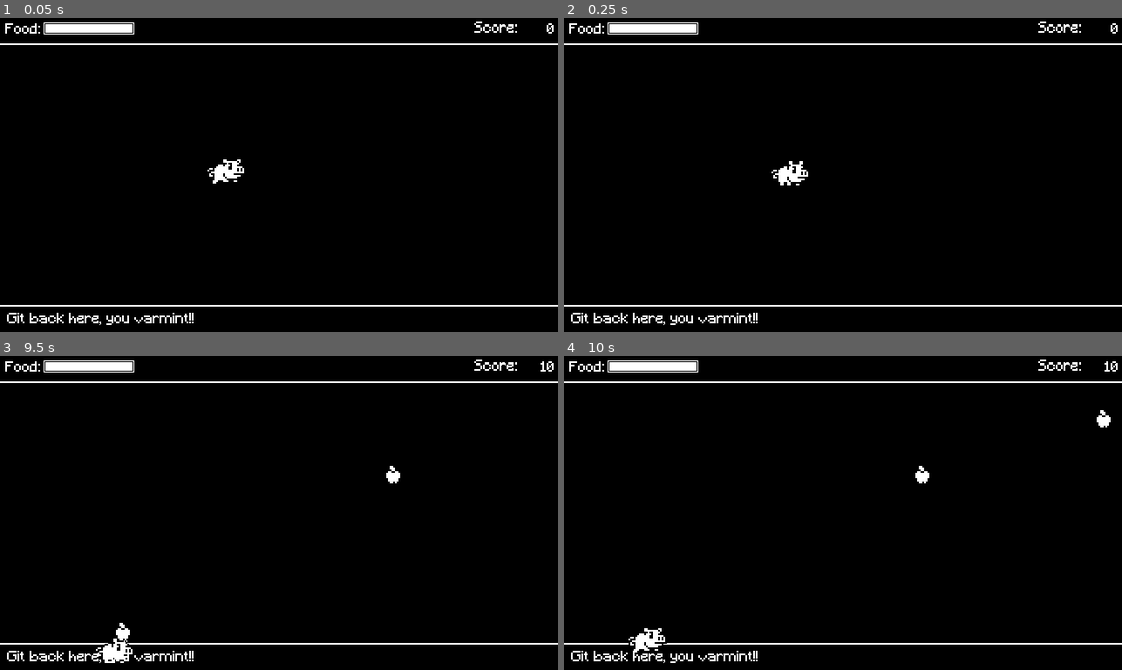
Above: before the commit, frames 1-4 (two rows, left to right).
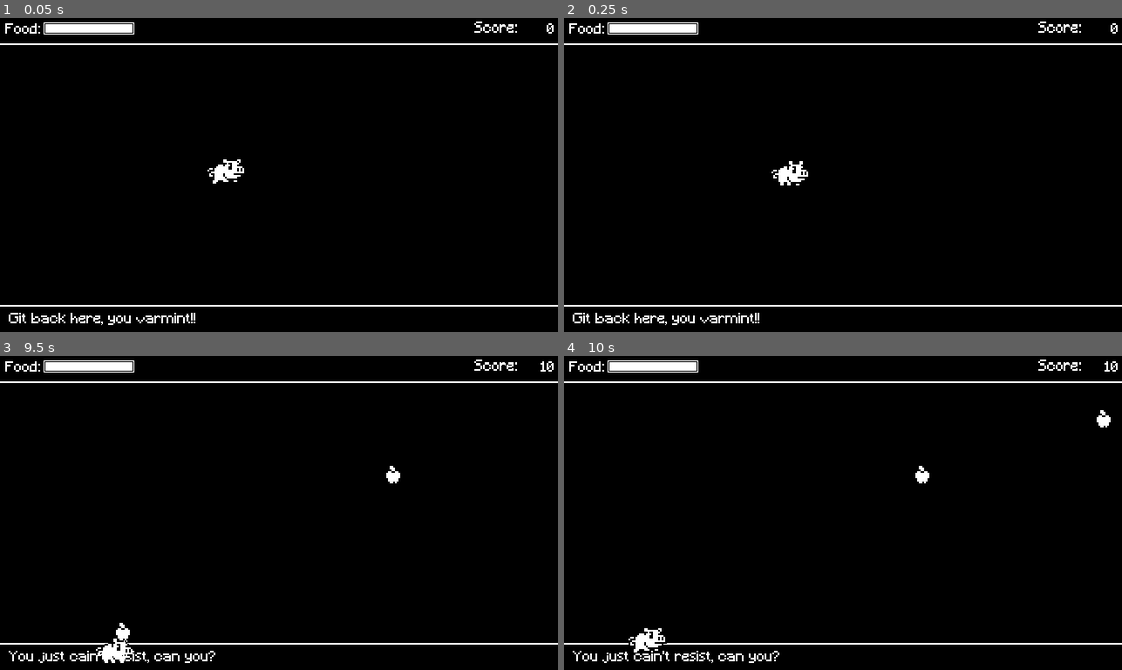
Above: after the commit, the same moments.

Repository: Tobio89/run-pig-run
Game: Godot game, scene res://World.tscn
Same seed, same stepped clock (60 frames per second), same inputs: the game is played once before the commit and once after it.
Inputs:
- Up to frame 1 (0.05 s): no input
- Up to frame 2 (0.25 s): no input
- Up to frame 3 (9.5 s): tap Enter at 0.5 s; hold Up (ui_up) 0.53-2.03 s; hold Down (ui_down) 2.03-4.28 s; hold Right (ui_right) 4.28-5.03 s; hold Up (ui_up) 5.03-5.78 s; hold Right (ui_right) 5.78-8.03 s; hold Down (ui_down) from 8.03 s (still down)
- Up to frame 4 (10 s): release Down (ui_down) at 9.53 s; hold Up (ui_up) from 9.53 s (still down)

The runs differ from the first frame. In frame 1, 0.5% of the frame differs, in the area x 1-35%, y 93-98%; in frame 2, 0.5%; in frame 3, 0.5%; in frame 4, 0.5%, in the area x 1-39%, y 93-98%.

Commit message:
connect farmer speech to game

Diff:
--- a/Pig.gd
+++ b/Pig.gd
@@ -13,6 +13,7 @@
 onready var scoreCard := $'../ScoreCard'
 onready var collision := $Collision
 onready var hungerMeter := $'../HungerMeter'
+onready var farmer := $'../FarmerSpeech'
 
 var isMovingX := false
 var getBoost := false
@@ -76,6 +77,8 @@
 # When an apple reaches the farmer
 func boost():
 	collision.disabled = true
+	if farmer:
+		farmer.set_pick_up_msg()
 	if !isMovingX:
 		timer.start(BOOST_TIME)
 		isMovingX = true
@@ -95,6 +98,8 @@
 	apple.be_eaten()
 	scoreCard.increase_score()
 	hungerMeter.increase_life()
+	if farmer:
+		farmer.set_eat_msg()
 
 
 # Boost / delay time has elapsed
--- a/World.tscn
+++ b/World.tscn
@@ -53,3 +53,4 @@
 position = Vector2( 3, 2 )
 
 [node name="FarmerSpeech" parent="." instance=ExtResource( 7 )]
+position = Vector2( 1, 166 )
--- a/ui/FarmerSpeech.gd
+++ b/ui/FarmerSpeech.gd
@@ -1,4 +1,4 @@
-extends Label
+extends Node2D
 
 const comeHereMsgs = [
 	"Git back here, you varmint!!",
@@ -24,5 +24,30 @@
 	"*groans* got it"
 ]
 
+const IDLE_TIME := 6
+
+onready var label := $SpeechLabel
+onready var timer := $IdleSpeechTimer
+
 func _ready():
-	text = comeHereMsgs[0]
+	label.setText(comeHereMsgs[0])
+	timer.start(IDLE_TIME)
+
+func _on_IdleSpeechTimer_timeout() -> void:
+	if !Globals.GAME_OVER:
+		label.setText(choose_msg(comeHereMsgs))
+		reset_timer()
+
+func set_eat_msg() -> void:
+	label.setText(choose_msg(eatMsgs))
+	reset_timer()
+
+func set_pick_up_msg() -> void:
+	label.setText(choose_msg(pickUpMsgs))
+	reset_timer()
+
+func choose_msg(msgArray) -> String:
+	return msgArray[randi() % msgArray.size()]
+
+func reset_timer():
+		timer.start(IDLE_TIME)
--- a/ui/FarmerSpeech.tscn
+++ b/ui/FarmerSpeech.tscn
@@ -1,19 +1,27 @@
-[gd_scene load_steps=4 format=2]
+[gd_scene load_steps=5 format=2]
 
 [ext_resource path="res://ui/FarmerSpeech.gd" type="Script" id=1]
 [ext_resource path="res://pixelFont.tres" type="DynamicFont" id=2]
+[ext_resource path="res://ui/SpeechLabel.gd" type="Script" id=3]
 
 [sub_resource type="Theme" id=1]
+default_font = ExtResource( 2 )
 
-[node name="FarmerSpeech" type="Label"]
-margin_left = 4.0
-margin_top = 169.0
-margin_right = 77.0
-margin_bottom = 185.0
-rect_scale = Vector2( 0.5, 0.5 )
-theme = SubResource( 1 )
-custom_fonts/font = ExtResource( 2 )
-text = "\"Git back here, you varmint!\""
+[node name="FarmerSpeech" type="Node2D"]
 script = ExtResource( 1 )
 
 [node name="IdleSpeechTimer" type="Timer" parent="."]
+
+[node name="SpeechLabel" type="Label" parent="."]
+margin_left = 4.0
+margin_top = 3.0
+margin_right = 44.0
+margin_bottom = 19.0
+rect_scale = Vector2( 0.5, 0.5 )
+theme = SubResource( 1 )
+script = ExtResource( 3 )
+
+[node name="SpeechTimeout" type="Timer" parent="SpeechLabel"]
+
+[connection signal="timeout" from="IdleSpeechTimer" to="." method="_on_IdleSpeechTimer_timeout"]
+[connection signal="timeout" from="SpeechLabel/SpeechTimeout" to="SpeechLabel" method="_on_SpeechTimeout_timeout"]
--- /dev/null
+++ b/ui/SpeechLabel.gd
@@ -0,0 +1,11 @@
+extends Label
+
+onready var speechTimeout = $SpeechTimeout
+
+func setText(newText:String):
+	text = newText
+	speechTimeout.start(2)
+
+
+func _on_SpeechTimeout_timeout():
+	text = ""
